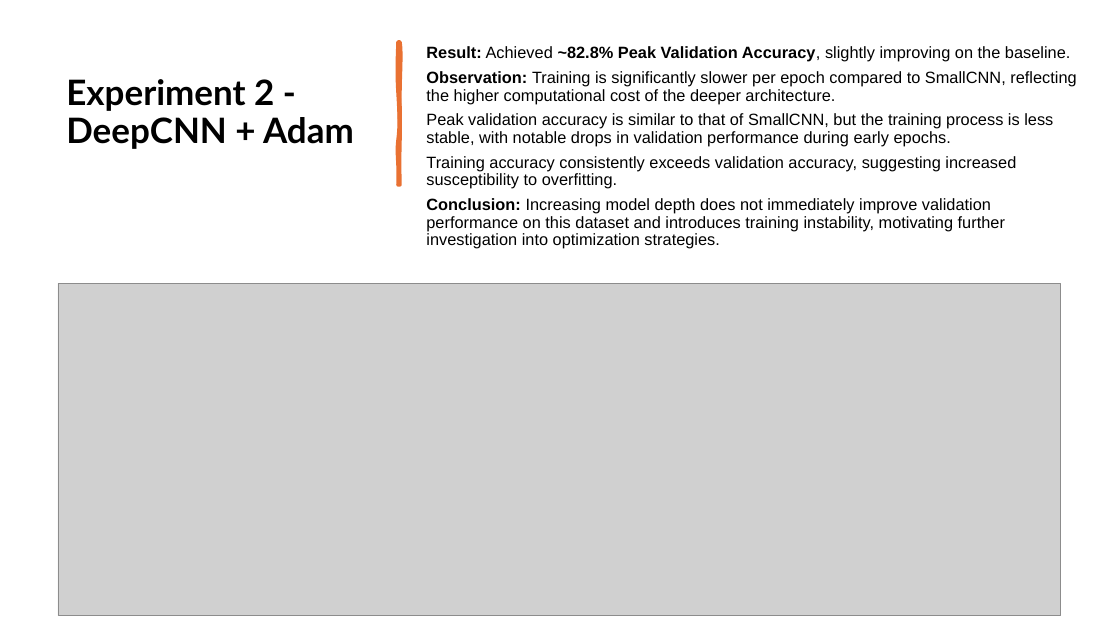
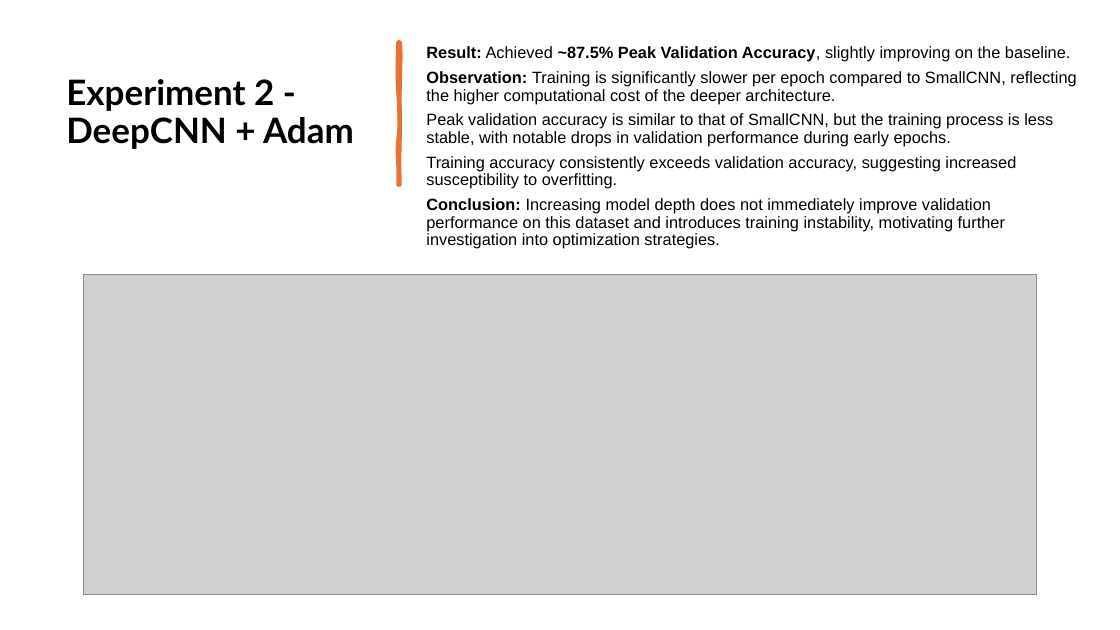
Before and after one commit to shirazkh/bananaClassification, a slide deck: slide 5 of final_presentation.pptx. Drawn at 1120x630 pixels with LibreOffice and Linux fonts; fonts in the diff are those of the drawing; grey boxes stand for pictures. Boxes give left, top, right and bottom in pixels: in the first picture for what was removed or moved away, otherwise in the second. Text is boxed around its words. In the diff, an @@ line names an element or a change of style, - is before the commit and + after.

```diff
--- a/final_presentation.pptx
+++ b/final_presentation.pptx
@@ text at [426,46,1070,62]: text changed @@
-Result: Achieved ~82.8% Peak Validation Accuracy, slightly improving on the baseline.
+Result: Achieved ~87.5% Peak Validation Accuracy, slightly improving on the baseline.
@@ picture: place and size @@
-picture at [58,283,1061,616]
+picture at [83,275,1038,594]
```
Also in this commit, not shown: 9 other slides changed.
